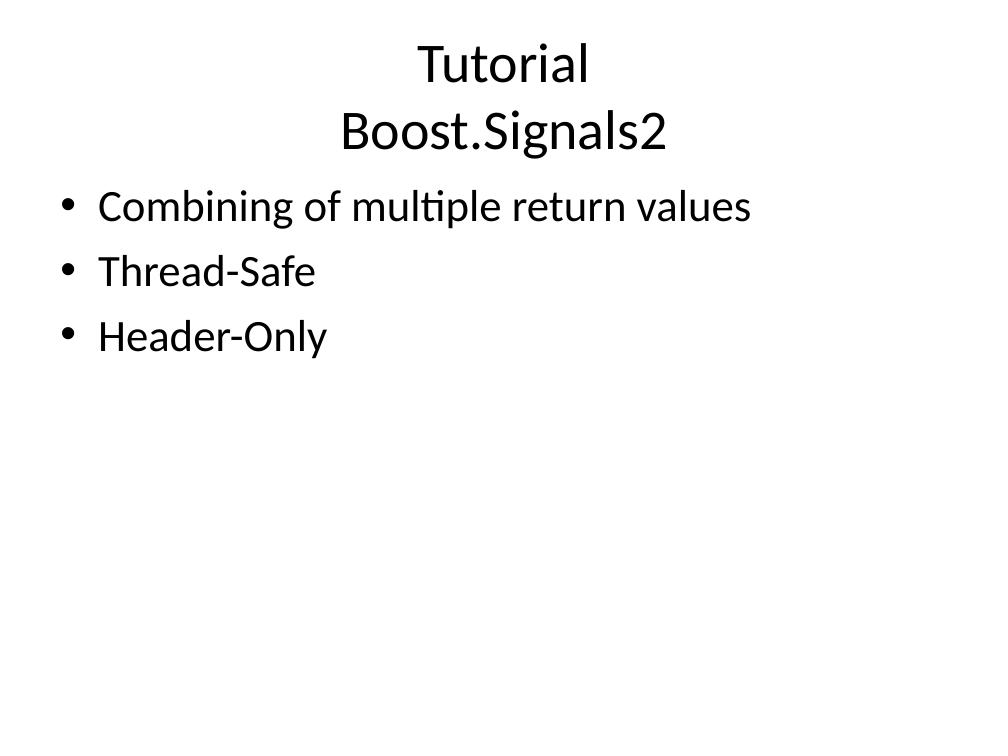
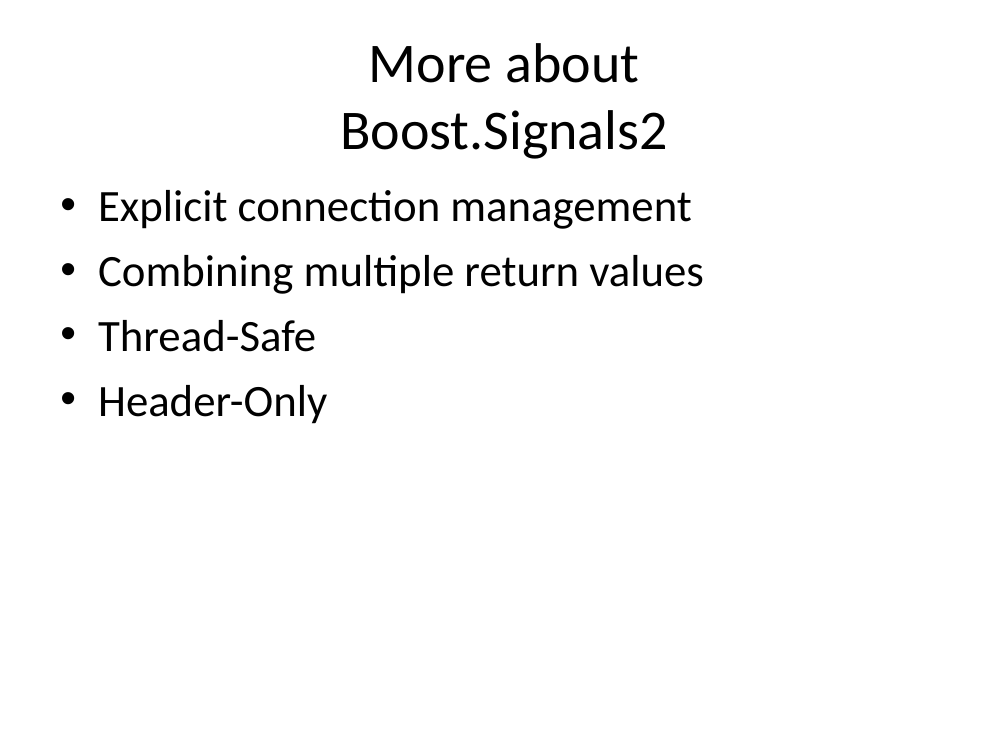
Before and after one commit to kamyu104/GofPatterns, a slide deck: slide 53 of Effective patterns.ppt. Drawn at 1008x756 pixels with LibreOffice and Linux fonts; fonts in the diff are those of the drawing. Boxes give left, top, right and bottom in pixels: in the first picture for what was removed or moved away, otherwise in the second. Text is boxed around its words. In the diff, an @@ line names an element or a change of style, - is before the commit and + after.

Commit message:
added tutorials for boost libs

```diff
--- a/Effective patterns.ppt
+++ b/Effective patterns.ppt
@@ title at (x1=340, y1=43, x2=668, y2=159): text changed @@
-Tutorial
-Boost.Signals2
+More about
+Boost.Signals2
@@ text at (x1=98, y1=190, x2=704, y2=294): text changed @@
-• Combining of multiple return values
+• Explicit connection management
+• Combining multiple return values
```
Also in this commit, not shown: 24 other slides changed, 14 slides added, 10 slides removed, 5 other files.
